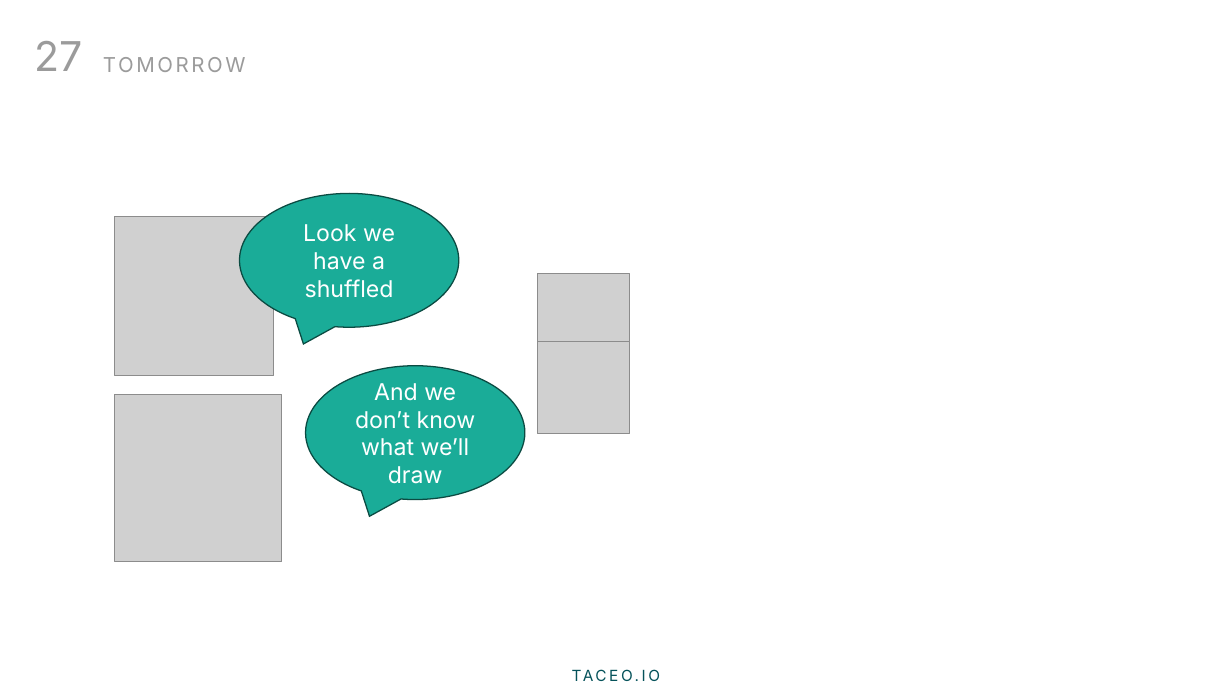
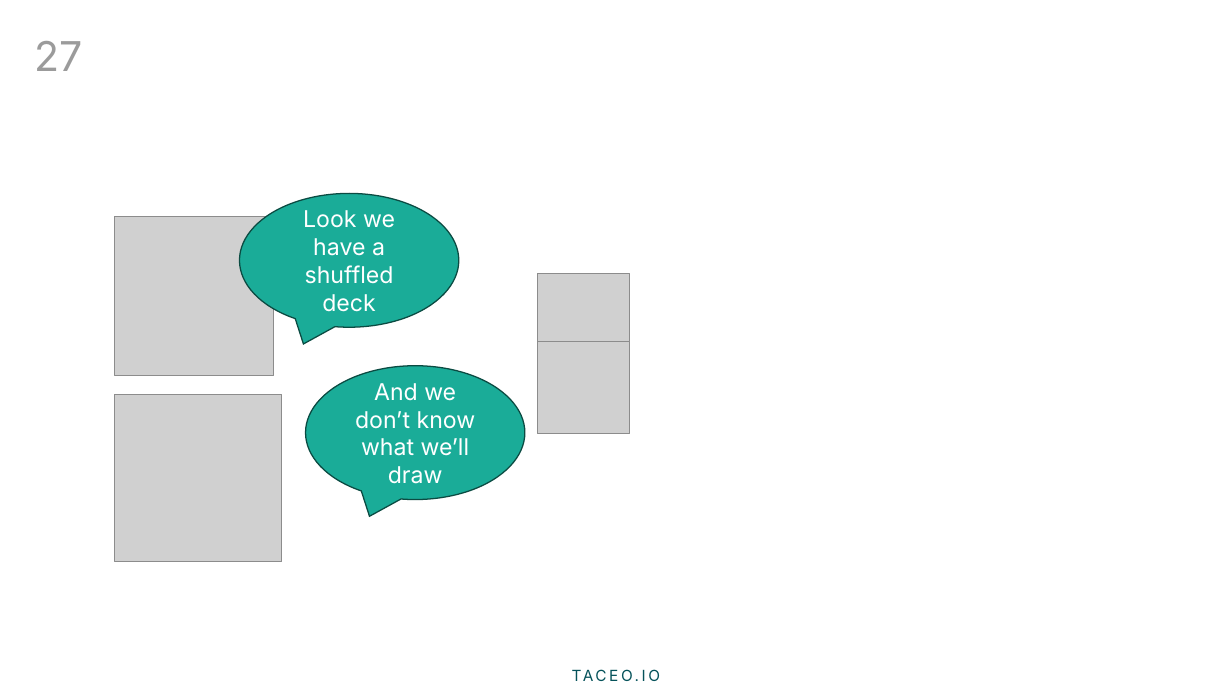
Before and after one commit to TaceoLabs/noir_workshop_0625, a slide deck: slide 27 of noircon2.pptx. Drawn at 1232x693 pixels with LibreOffice and Linux fonts; fonts in the diff are those of the drawing; grey boxes stand for pictures; background and template pictures are left out. Boxes give left, top, right and bottom in pixels: in the first picture for what was removed or moved away, otherwise in the second. Text is boxed around its words. In the diff, an @@ line names an element or a change of style, - is before the commit and + after.

```diff
--- a/noircon2.pptx
+++ b/noircon2.pptx
@@ title removed at (103, 49, 1105, 85) @@
-TOMORROW
@@ text in speech bubble at (303, 210, 395, 312): text changed @@
-Look we have a shuffled
+Look we have a shuffled deck
```
Also in this commit, not shown: 22 other slides changed.
